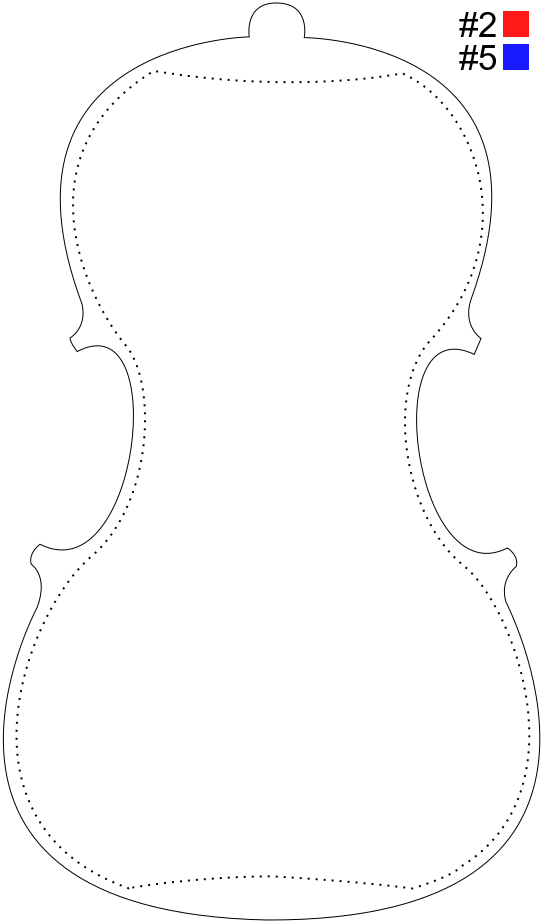
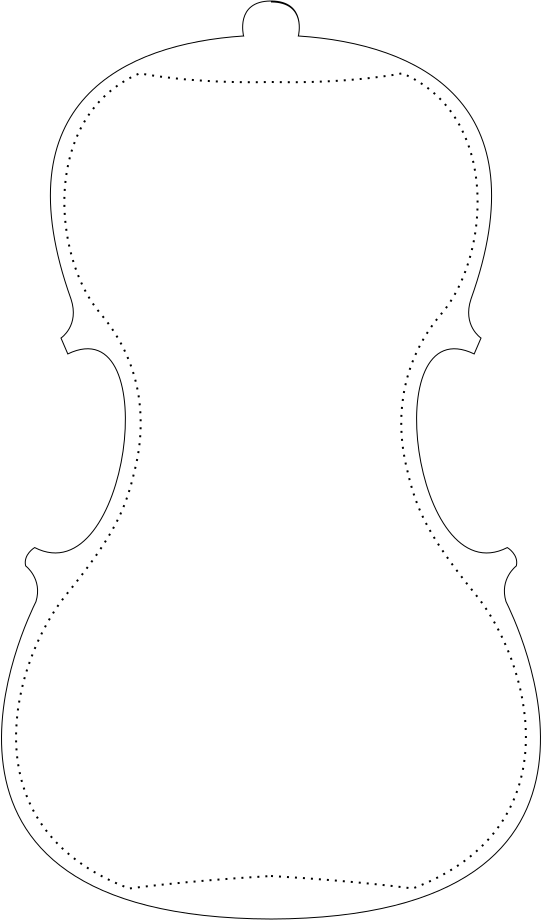
Layers edited between the first and the second 543 × 923 image:
painted on "plate inner contour" over 15, 70, 531, 890
hid "#5" over 459, 45, 497, 70
hid "#2" over 459, 12, 496, 37
hid "legends" over 503, 11, 529, 70
painted on "plate" over 1, 0, 541, 921
